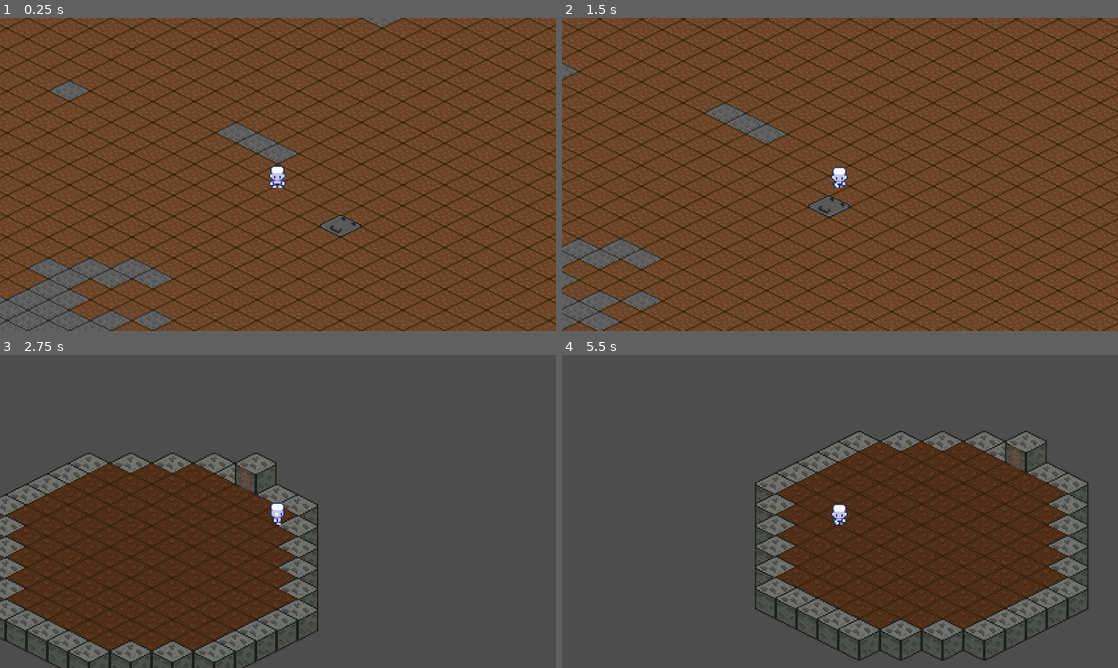
Above: before the commit, frames 1-4 (two rows, left to right).
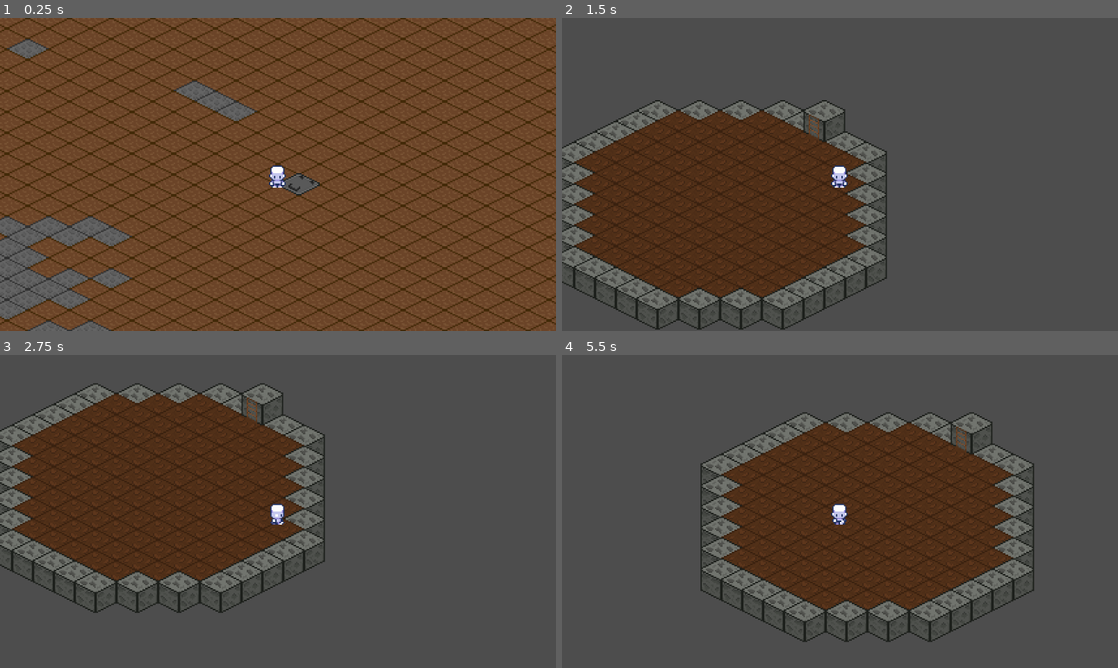
Above: after the commit, the same moments.

Repository: DarkSc0r/Project_Unknown_Prototype
Game: Godot game, scene res://Main.tscn
Same seed, same stepped clock (60 frames per second), same inputs: the game is played once before the commit and once after it. This scene is started directly instead of the project's main scene.
Inputs:
- Up to frame 1 (0.25 s): no input
- Up to frame 2 (1.5 s): tap Enter at 0.5 s; hold D (move_right) 0.53-1.28 s; tap E (interact) at 0.6, 1.35 s; hold S (move_down) from 1.28 s (still down)
- Up to frame 3 (2.75 s): release S (move_down) at 2.03 s; hold D (move_right) from 2.03 s (still down); tap E (interact) at 2.1 s
- Up to frame 4 (5.5 s): release D (move_right) at 2.78 s; hold W (move_up) 2.78-3.53 s; tap E (interact) every 0.75 s from 2.85 to 5.1 s; hold A (move_left) 3.53-5.03 s; hold S (move_down) from 5.03 s (still down)

The runs differ from the first frame. In frame 1, 7.6% of the frame differs, in the area x 0-72%, y 0-100%; in frame 2, 93%, in the area x 0-100%, y 0-100%; in frame 3, 30%; in frame 4, 22%.

Commit message:
Started infection system

Diff:
--- a/character/scripts/player.gd
+++ b/character/scripts/player.gd
@@ -11,9 +11,40 @@
 var input
 var playback : AnimationNodeStateMachinePlayback
 
+var infection_increase_accumulator := 0.0
+var infection_decrease_accumulator := 0.0
+
 func _ready():
 	GameData.player_speed = speed
 	playback = animation_tree["parameters/playback"]
+
+func _physics_process(delta: float) -> void:
+	# Movement
+	input = Input.get_vector("move_left", "move_right", "move_up", "move_down")
+	velocity = input * speed
+	move_and_slide()
+	select_animation()
+	update_animation_parameters()
+
+	# Infection
+	if GameData.player_in_bunker == false and GameData.infection_value < 100.0:
+		increase_infection(delta)
+	elif GameData.player_in_bunker == true and GameData.infection_value != 0.0:
+		decrease_infection(delta)
+
+func decrease_infection(delta_time : float):
+	infection_decrease_accumulator += delta_time
+	if infection_decrease_accumulator >= 2:
+		GameData.infection_value -= 1
+		infection_decrease_accumulator = 0
+		print(GameData.infection_value)
+
+func increase_infection(delta_time : float):
+	infection_increase_accumulator += delta_time
+	if infection_increase_accumulator >= 2:
+		GameData.infection_value += 1
+		infection_increase_accumulator = 0
+		print(GameData.infection_value)
 
 func _unhandled_input(_event: InputEvent) -> void:
 	if Input.is_action_just_pressed("pause"):
@@ -27,13 +58,6 @@
 func set_pause_menu():
 	pause_menu_exists = false
 
-func _physics_process(_delta: float) -> void:
-	input = Input.get_vector("move_left", "move_right", "move_up", "move_down")
-	velocity = input * speed
-	move_and_slide()
-	select_animation()
-	update_animation_parameters()
-
 func select_animation():
 	if velocity == Vector2.ZERO:
 		playback.travel("Idle")
--- a/global/GameData.gd
+++ b/global/GameData.gd
@@ -1,9 +1,13 @@
 extends Node
 
+# World Vars
 var title : String
 var world_seed : int
 var difficulty : String
 
+# Player Vars
 var player_speed : float
 var player_first_join : bool
-var player_leave_bunker : bool
+var player_in_bunker : bool
+
+var infection_value := 0.0
--- a/ui/scripts/new_game.gd
+++ b/ui/scripts/new_game.gd
@@ -9,11 +9,11 @@
 	create_world_button.pressed.connect(_on_create_world_button_pressed)
 
 func _on_create_world_button_pressed() -> void:
-	GameData.player_first_join = true
-	GameData.player_leave_bunker = false
 	GameData.title = title.text
 	if world_seed.text.is_empty():
 		world_seed.text = str(randi())
 	GameData.world_seed = world_seed.text.hash()
 	GameData.difficulty = difficulty.get_item_text(difficulty.selected)
+	GameData.player_first_join = true
+	GameData.player_in_bunker = true
 	get_tree().change_scene_to_file("res://world/Bunker.tscn")
--- a/world/Bunker.tscn
+++ b/world/Bunker.tscn
@@ -145,7 +145,7 @@
 sources/1 = SubResource("TileSetAtlasSource_tbltk")
 
 [sub_resource type="CircleShape2D" id="CircleShape2D_5m2xq"]
-radius = 11.0
+radius = 14.0
 
 [node name="Bunker" type="Node2D" unique_id=820284738]
 script = ExtResource("1_wk8lp")
--- a/world/Bunker_Hatch.tscn
+++ b/world/Bunker_Hatch.tscn
@@ -15,7 +15,6 @@
 offset = Vector2(0, 8)
 
 [node name="Area2D" type="Area2D" parent="." unique_id=1830798328]
-visible = false
 
 [node name="CollisionShape2D" type="CollisionShape2D" parent="Area2D" unique_id=1723573779]
 position = Vector2(0, 14)
--- a/world/script/bunker.gd
+++ b/world/script/bunker.gd
@@ -5,11 +5,9 @@
 
 var player_preload := preload("res://character/Player.tscn")
 
-
 var player_in_area := false
 
 func _ready() -> void:
-	print(GameData.player_first_join)
 	var player_instance := player_preload.instantiate()
 	add_child(player_instance)
 	match GameData.player_first_join:
@@ -23,8 +21,8 @@
 
 func _process(_delta: float) -> void:
 	if player_in_area == true and Input.is_action_just_pressed("interact"):
-		GameData.player_leave_bunker = true
 		get_tree().change_scene_to_file("res://Main.tscn")
+		GameData.player_in_bunker = false
 		GameData.player_first_join = false
 
 func _on_area_2d_body_entered(body):
--- a/world/script/bunker_hatch.gd
+++ b/world/script/bunker_hatch.gd
@@ -11,6 +11,7 @@
 func _process(_delta: float) -> void:
 	if player_in_area == true and Input.is_action_just_pressed("interact"):
 		GameData.player_first_join = false
+		GameData.player_in_bunker = true
 		get_tree().change_scene_to_file("res://world/Bunker.tscn")
 
 func _on_area_2d_body_entered(body):
--- a/world/script/chunk_manager.gd
+++ b/world/script/chunk_manager.gd
@@ -69,10 +69,10 @@
 	# Chunking
 	update_chunk()
 
-		# Player Spawning
-	if GameData.player_leave_bunker == true:
+	# Player Spawning
+	if GameData.player_in_bunker == false:
 		player.position = chunk_tilemap.map_to_local(Vector2i(0, 3))
-		GameData.player_leave_bunker = false
+
 
 # Gets the chunk coordinate of whatever you need
 func get_chunk_coordinate(world_position : Vector2):
Not shown, changed: export_presets.cfg
Not shown, added: builds/Project_UnknownV0.0.0.2.exe
